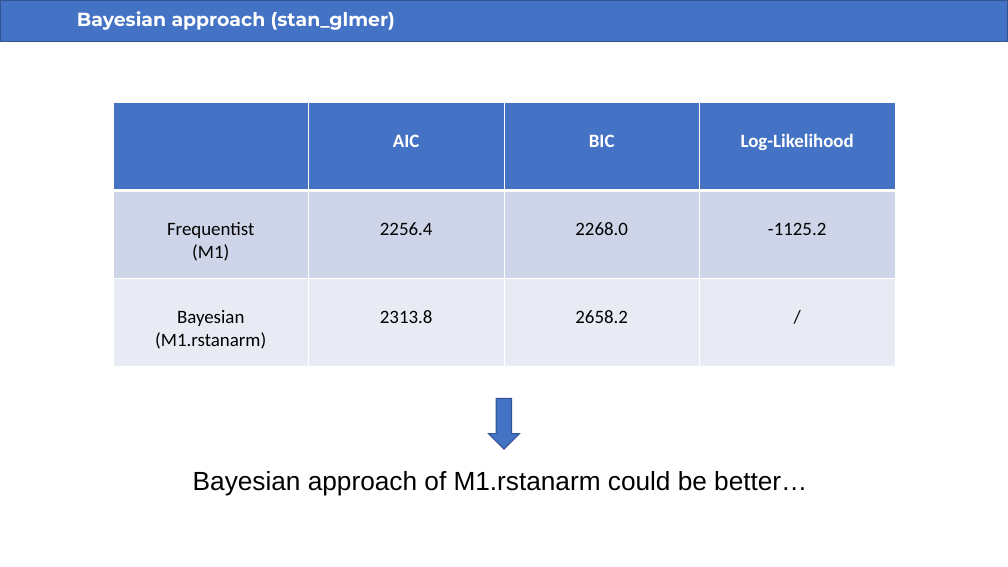
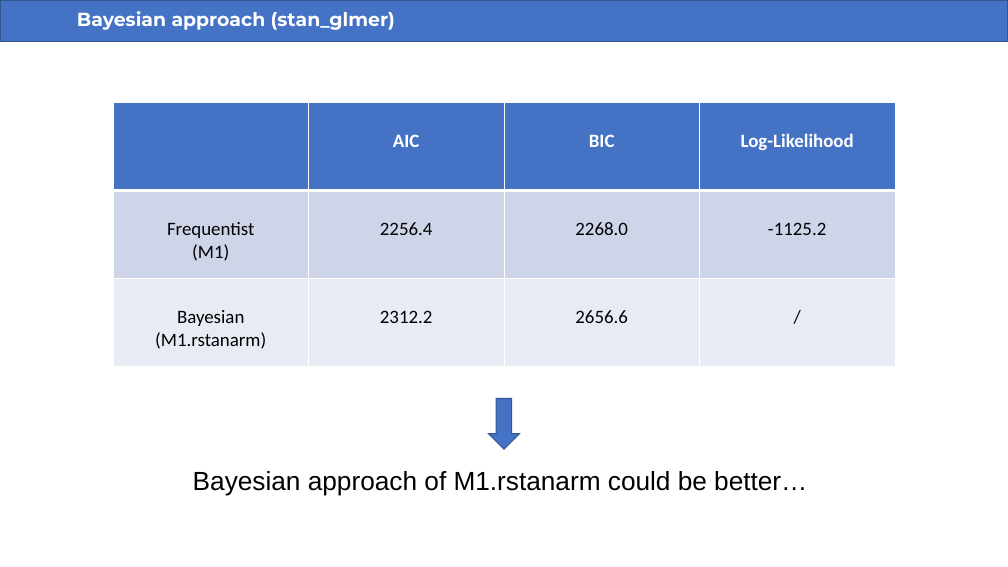
Before and after one commit to saraserafino/UVB-exposure-on-melanoma-mortality, a slide deck: slide 16 of UVB-exposure-on-melanoma-mortality.pptx. Drawn at 1008x567 pixels with LibreOffice and Linux fonts; fonts in the diff are those of the drawing. Boxes give left, top, right and bottom in pixels: in the first picture for what was removed or moved away, otherwise in the second. Text is boxed around its words. In the diff, an @@ line names an element or a change of style, - is before the commit and + after.

```diff
--- a/UVB-exposure-on-melanoma-mortality.pptx
+++ b/UVB-exposure-on-melanoma-mortality.pptx
@@ table at [113, 103, 896, 366] @@
-row 3, column 2: 2313.8
+row 3, column 2: 2312.2
-row 3, column 3: 2658.2
+row 3, column 3: 2656.6
```
Also in this commit, not shown: 1 other slide changed, 3 other files.
